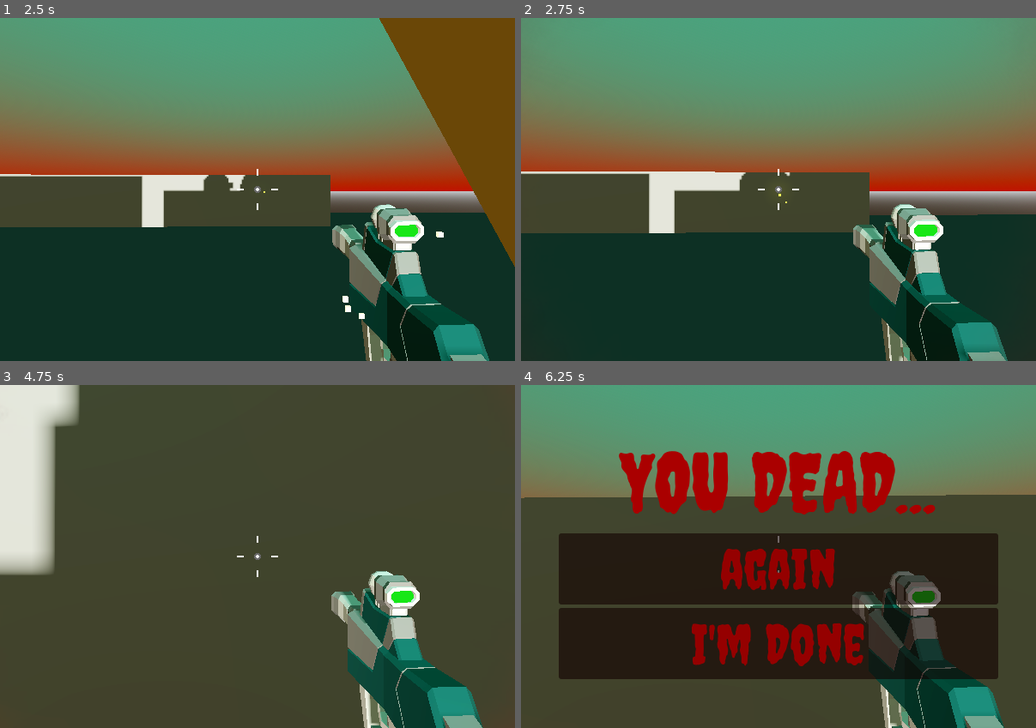
Above: before the commit, frames 1-4 (two rows, left to right).
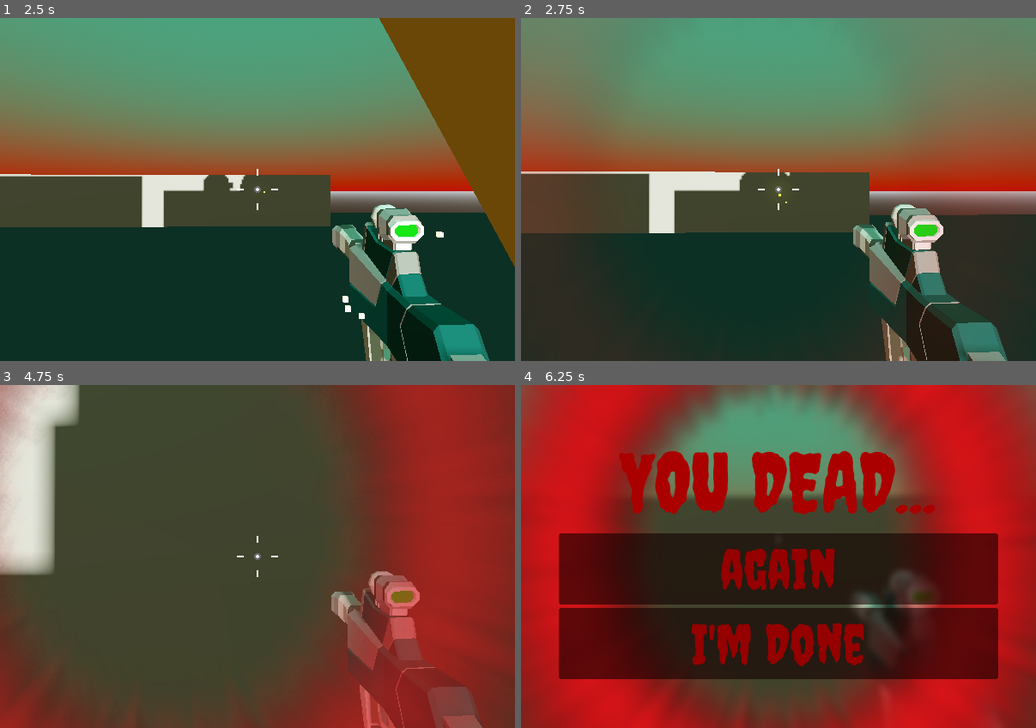
Above: after the commit, the same moments.

Repository: tiagoskaterock/robo-rampage-3d
Game: Godot game, scene res://Levels/Sandbox.tscn
Two runs of this game, one before a commit and one after it. Both use one fixed random seed, a clock stepped at 60 frames per second and the inputs below.
Inputs (mouse positions are in pixels of both pictures, inside the frame that each line leads up to):
- Up to frame 1 (2.5 s): move the mouse to (283, 189) at 0.52 s; press the mouse at (283, 189) at 0.53 s; hold Keypad 5 (up) from 0.53 s (still down); tap Keypad 0 (jump) at 0.77, 1.52 s; move the mouse to (231, 189) at 1.27 s; release the mouse at (231, 189) at 1.28 s; click (231, 189) at 1.35 s; move the mouse to (267, 182) at 2.02 s; press the mouse at (267, 182) at 2.03 s
- Up to frame 2 (2.75 s): keep holding Keypad 5 (up)
- Up to frame 3 (4.75 s): keep holding Keypad 5 (up); move the mouse to (252, 563) at 2.77 s; release the mouse at (252, 563) at 2.78 s; click (252, 563) at 2.85 s; tap Keypad 0 (jump) at 3.02, 3.77, 4.52 s; move the mouse to (298, 559) at 3.52 s; press the mouse at (298, 559) at 3.53 s; move the mouse to (216, 553) at 4.27 s; release the mouse at (216, 553) at 4.28 s; click (216, 553) at 4.35 s
- Up to frame 4 (6.25 s): move the mouse to (783, 556) at 5.02 s; press the mouse at (783, 556) at 5.03 s; move the mouse to (757, 549) at 5.77 s; release Keypad 5 (up) at 5.78 s; release the mouse at (757, 549) at 5.78 s; hold Keypad 3 (right) from 5.78 s (still down); click (757, 549) at 5.85 s; tap Keypad 0 (jump) at 6.02 s

Frame 1 is identical in both runs. In frame 2, 13% of the frame differs, in the area x 0-99%, y 44-100%; in frame 3, 40%; in frame 4, 60%, in the area x 0-100%, y 0-100%.

Commit message:
85. Introducing Shaders

Diff:
--- a/Levels/Sandbox.gd
+++ b/Levels/Sandbox.gd
@@ -1,4 +1,4 @@
 extends Node3D
 
 func _ready():
-	$AudioStreamPlayerStage.play()
+	pass
--- /dev/null
+++ b/Player/game_over_menu.tres
@@ -0,0 +1,57 @@
+[gd_resource type="VisualShader" load_steps=5 format=3 uid="uid://fuoin3jce3eq"]
+
+[sub_resource type="VisualShaderNodeTexture" id="VisualShaderNodeTexture_ykj4t"]
+source = 5
+
+[sub_resource type="VisualShaderNodeInput" id="VisualShaderNodeInput_k14s1"]
+input_name = "screen_uv"
+
+[sub_resource type="VisualShaderNodeFloatConstant" id="VisualShaderNodeFloatConstant_ym3ty"]
+constant = 2.0
+
+[sub_resource type="VisualShaderNodeTexture2DParameter" id="VisualShaderNodeTexture2DParameter_ochvg"]
+parameter_name = "Screen"
+texture_type = 1
+texture_filter = 4
+texture_source = 1
+
+[resource]
+code = "shader_type canvas_item;
+render_mode blend_mix;
+
+uniform sampler2D Screen : source_color, filter_linear_mipmap, hint_screen_texture;
+
+
+
+void fragment() {
+// Input:3
+	vec2 n_out3p0 = SCREEN_UV;
+
+
+// FloatConstant:4
+	float n_out4p0 = 2.000000;
+
+
+	vec4 n_out2p0;
+// Texture2D:2
+	n_out2p0 = textureLod(Screen, n_out3p0, n_out4p0);
+
+
+// Output:0
+	COLOR.rgb = vec3(n_out2p0.xyz);
+
+
+}
+"
+graph_offset = Vector2(-355.862, -185.96)
+mode = 1
+flags/light_only = false
+nodes/fragment/2/node = SubResource("VisualShaderNodeTexture_ykj4t")
+nodes/fragment/2/position = Vector2(160, 140)
+nodes/fragment/3/node = SubResource("VisualShaderNodeInput_k14s1")
+nodes/fragment/3/position = Vector2(-120, 60)
+nodes/fragment/4/node = SubResource("VisualShaderNodeFloatConstant_ym3ty")
+nodes/fragment/4/position = Vector2(-80, 140)
+nodes/fragment/5/node = SubResource("VisualShaderNodeTexture2DParameter_ochvg")
+nodes/fragment/5/position = Vector2(-180, 240)
+nodes/fragment/connections = PackedInt32Array(2, 0, 0, 0, 3, 0, 2, 0, 4, 0, 2, 1, 5, 0, 2, 2)
--- a/Player/game_over_menu.tscn
+++ b/Player/game_over_menu.tscn
@@ -1,12 +1,18 @@
-[gd_scene load_steps=6 format=3 uid="uid://ck24o3123ltie"]
+[gd_scene load_steps=9 format=3 uid="uid://ck24o3123ltie"]
 
 [ext_resource type="FontFile" uid="uid://h0rqbuio3coo" path="res://Fonts/Creepster/Creepster-Regular.ttf" id="1_8gf8t"]
 [ext_resource type="Script" path="res://Player/game_over_menu.gd" id="2_hpleq"]
 [ext_resource type="AudioStream" uid="uid://bwvcpti5hh0er" path="res://FX/man-scream.mp3" id="3_ju786"]
+[ext_resource type="Shader" uid="uid://fuoin3jce3eq" path="res://Player/game_over_menu.tres" id="3_rho0j"]
 
 [sub_resource type="Theme" id="Theme_ix5yo"]
 default_font = ExtResource("1_8gf8t")
 default_font_size = 64
+
+[sub_resource type="ShaderMaterial" id="ShaderMaterial_eup07"]
+shader = ExtResource("3_rho0j")
+
+[sub_resource type="PlaceholderTexture2D" id="PlaceholderTexture2D_7nfyl"]
 
 [sub_resource type="LabelSettings" id="LabelSettings_1q1dj"]
 font_size = 96
@@ -22,6 +28,16 @@
 grow_vertical = 2
 theme = SubResource("Theme_ix5yo")
 script = ExtResource("2_hpleq")
+
+[node name="BackgroundBlur" type="TextureRect" parent="."]
+material = SubResource("ShaderMaterial_eup07")
+layout_mode = 1
+anchors_preset = 15
+anchor_right = 1.0
+anchor_bottom = 1.0
+grow_horizontal = 2
+grow_vertical = 2
+texture = SubResource("PlaceholderTexture2D_7nfyl")
 
 [node name="CenterContainer" type="CenterContainer" parent="."]
 layout_mode = 1
--- a/Player/player.gd
+++ b/Player/player.gd
@@ -19,6 +19,7 @@
 @onready var camera_pivot: Node3D = $CameraPivot
 
 func _ready():
+	$DeadTexture.visible = false
 	Input.mouse_mode = Input.MOUSE_MODE_CAPTURED
 
 
@@ -72,6 +73,7 @@
 
 func game_over():
 	if is_alive:
+		$DeadTexture.visible = true
 		set_physics_process(false)
 		get_parent().get_node("GameOverMenu").game_over()
 		is_alive = false
--- a/Player/player.tscn
+++ b/Player/player.tscn
@@ -128,16 +128,23 @@
 anchors_preset = 15
 anchor_right = 1.0
 anchor_bottom = 1.0
-offset_left = -276.0
-offset_top = -124.0
-offset_right = 276.0
-offset_bottom = 124.0
 grow_horizontal = 2
 grow_vertical = 2
 pivot_offset = Vector2(576, 324)
 texture = ExtResource("5_8w5e3")
+expand_mode = 2
 
 [node name="AnimationPlayer" type="AnimationPlayer" parent="DamageTexture"]
 libraries = {
 "": SubResource("AnimationLibrary_b2tga")
 }
+
+[node name="DeadTexture" type="TextureRect" parent="."]
+anchors_preset = 15
+anchor_right = 1.0
+anchor_bottom = 1.0
+grow_horizontal = 2
+grow_vertical = 2
+pivot_offset = Vector2(576, 324)
+texture = ExtResource("5_8w5e3")
+expand_mode = 2
--- a/project.godot
+++ b/project.godot
@@ -19,6 +19,7 @@
 
 window/size/viewport_width=600
 window/size/viewport_height=400
+window/size/mode=2
 
 [input]
 
